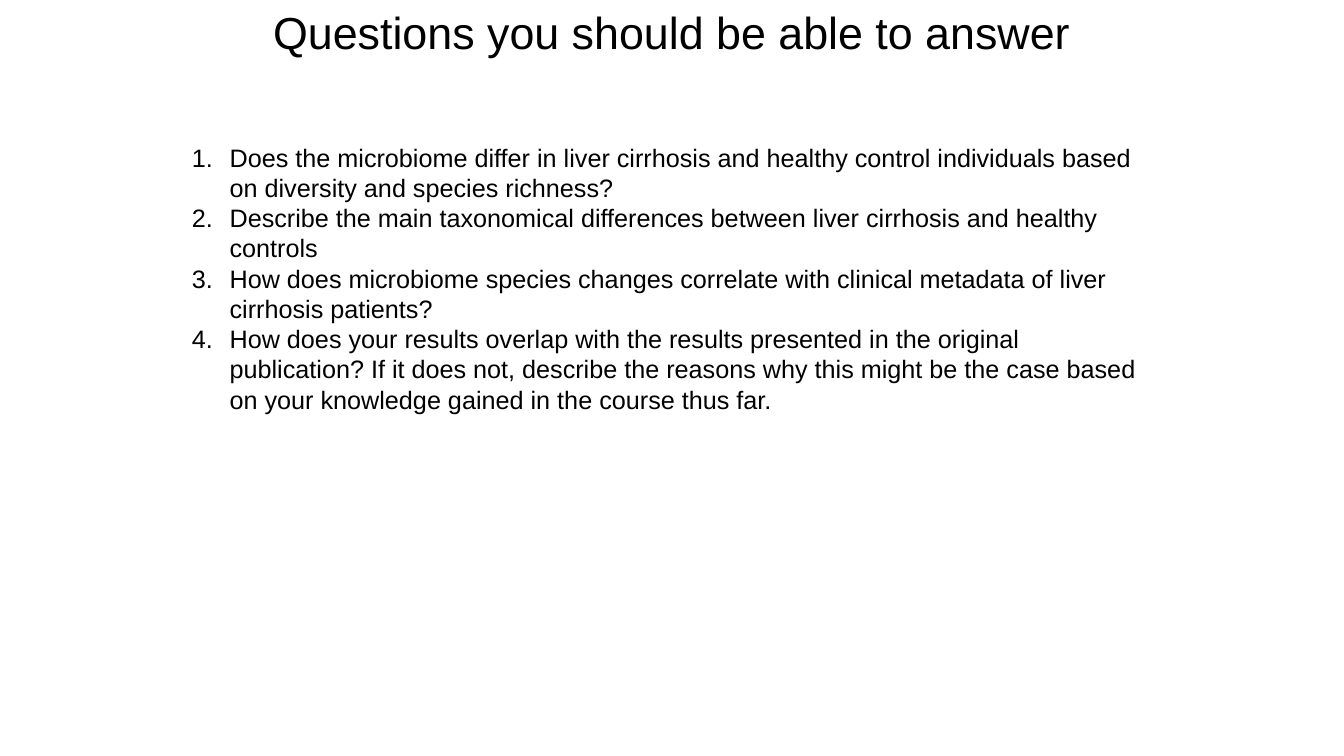
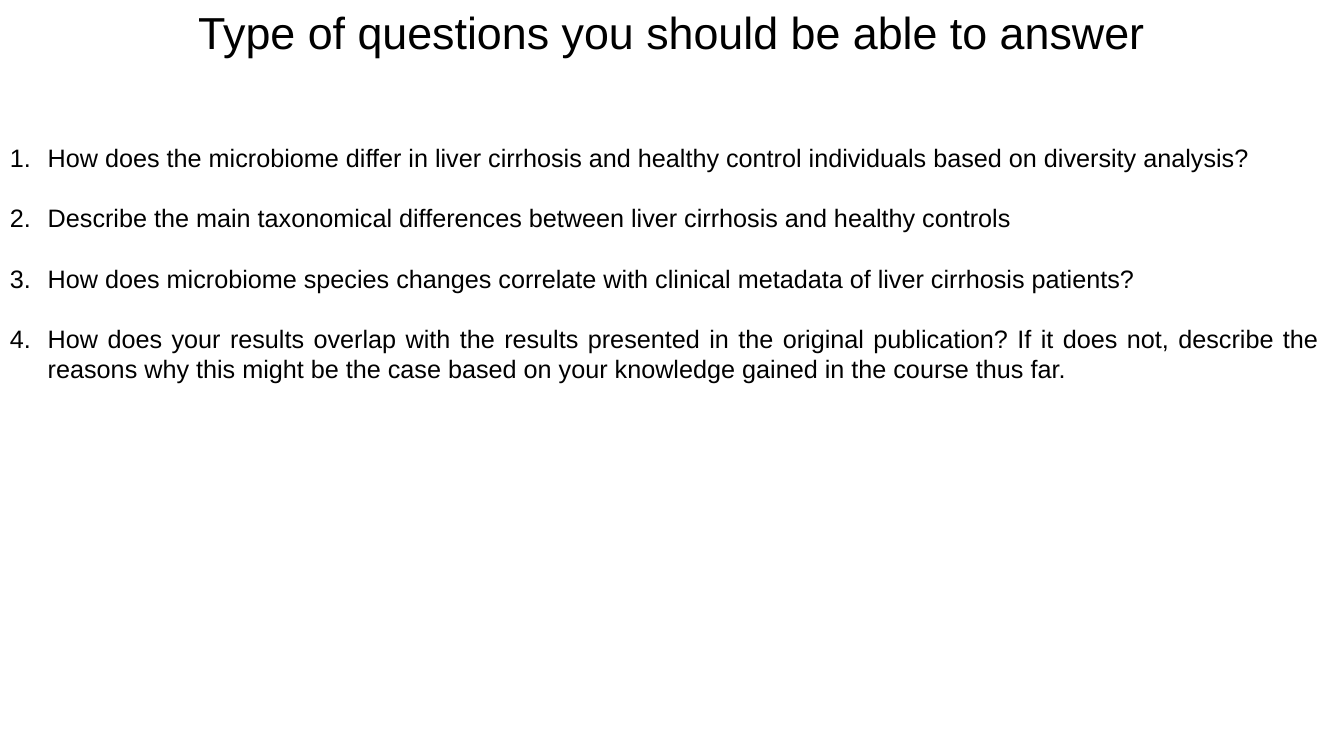
Before and after one commit to FrederickClasen/KCL_MSc_2023, a slide deck: slide 10 of Microbiome_analysis/Workshop-overview.pptx. Drawn at 1344x756 pixels with LibreOffice and Linux fonts; fonts in the diff are those of the drawing. Boxes give left, top, right and bottom in pixels: in the first picture for what was removed or moved away, otherwise in the second. Text is boxed around its words. In the diff, an @@ line names an element or a change of style, - is before the commit and + after.

```diff
--- a/Microbiome_analysis/Workshop-overview.pptx
+++ b/Microbiome_analysis/Workshop-overview.pptx
@@ text at (198, 16, 1144, 58): text changed @@
-Questions you should be able to answer
+Type of questions you should be able to answer
@@ text "How does the microbiome differ ...": place and size @@
-text "How does the microbiome differ ..." at (230, 148, 1136, 414)
+text "How does the microbiome differ ..." at (48, 148, 1318, 384)
@@ text at (48, 148, 1248, 172): text changed @@
-1. Does the microbiome differ in liver cirrhosis and healthy control individuals based on diversity and species richness?
+1. How does the microbiome differ in liver cirrhosis and healthy control individuals based on diversity analysis?
@@ text at (48, 208, 1318, 384): alignment left to justified @@
```
Also in this commit, not shown: 7 other files.
